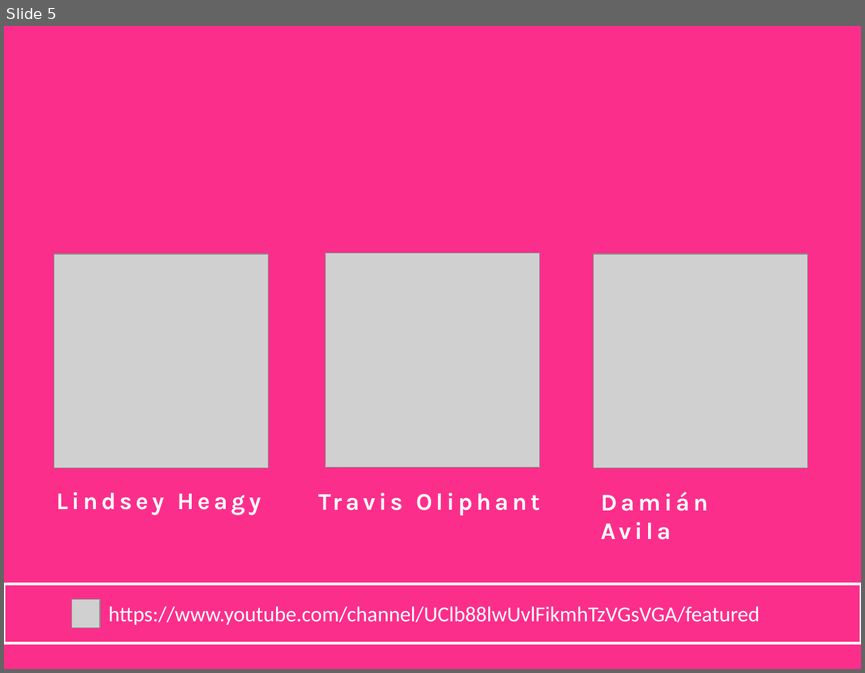
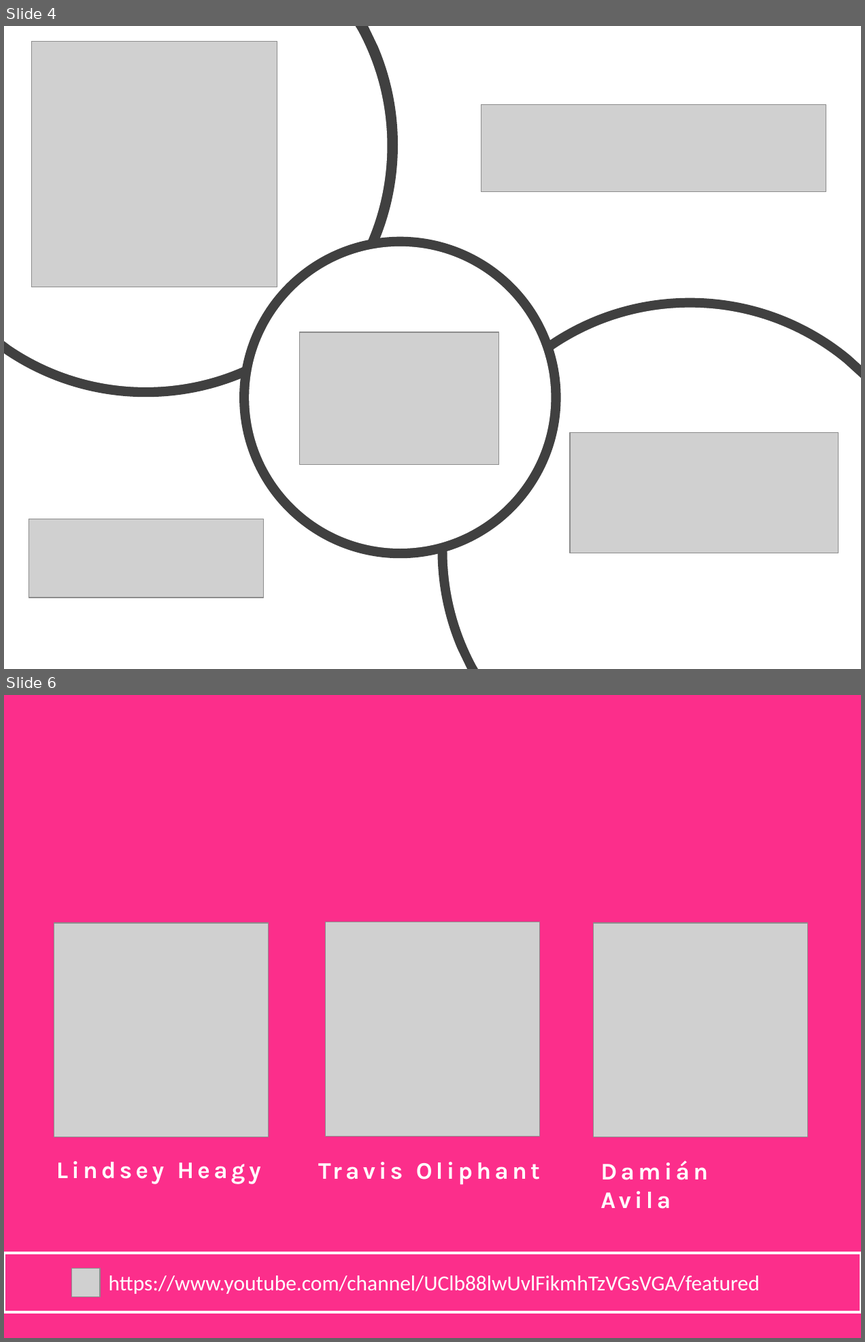
Before and after one commit to ALandazabal/Analisis-de-Sentimiento--Talk, a slide deck: Angelica Landazabal - PyConCo2020.pptx. Shown one above the other, each under a label of ours: slide 5 before the commit, slides 4 and 6 after it; the slides between them are not shown. The pictures are 865x673 and 865x1342 pixels, drawn with LibreOffice and Linux fonts; fonts in the diff are those of the drawing; grey boxes stand for pictures. Boxes give left, top, right and bottom in pixels: in the first picture for what was removed or moved away, otherwise in the second. Text is boxed around its words. In the diff, an @@ line names an element or a change of style, - is before the commit and + after.

```diff
--- a/Angelica Landazabal - PyConCo2020.pptx
+++ b/Angelica Landazabal - PyConCo2020.pptx
@@ slide 4 added at (4, 26, 861, 669), background #FFFFFF @@
@@ freeform shape added at (4, 26, 397, 397), fill #404040 @@
@@ freeform shape added at (4, 26, 387, 386), fill #FFFFFF @@
@@ picture added at (31, 42, 277, 287) @@
@@ picture added at (481, 105, 825, 192) @@
@@ ellipse added at (239, 237, 561, 558), fill #404040 @@
@@ freeform shape added at (249, 246, 551, 548), fill #FFFFFF @@
@@ freeform shape added at (438, 297, 861, 669), fill #404040 @@
@@ freeform shape added at (447, 307, 861, 669), fill #FFFFFF @@
@@ picture added at (300, 332, 499, 465) @@
@@ picture added at (570, 432, 838, 552) @@
@@ picture added at (29, 518, 264, 597) @@
@@ what was slide 5 is now slide 6 @@
```
Also in this commit, not shown: 8 slides changed, 2 other slides added, 4 other files.
